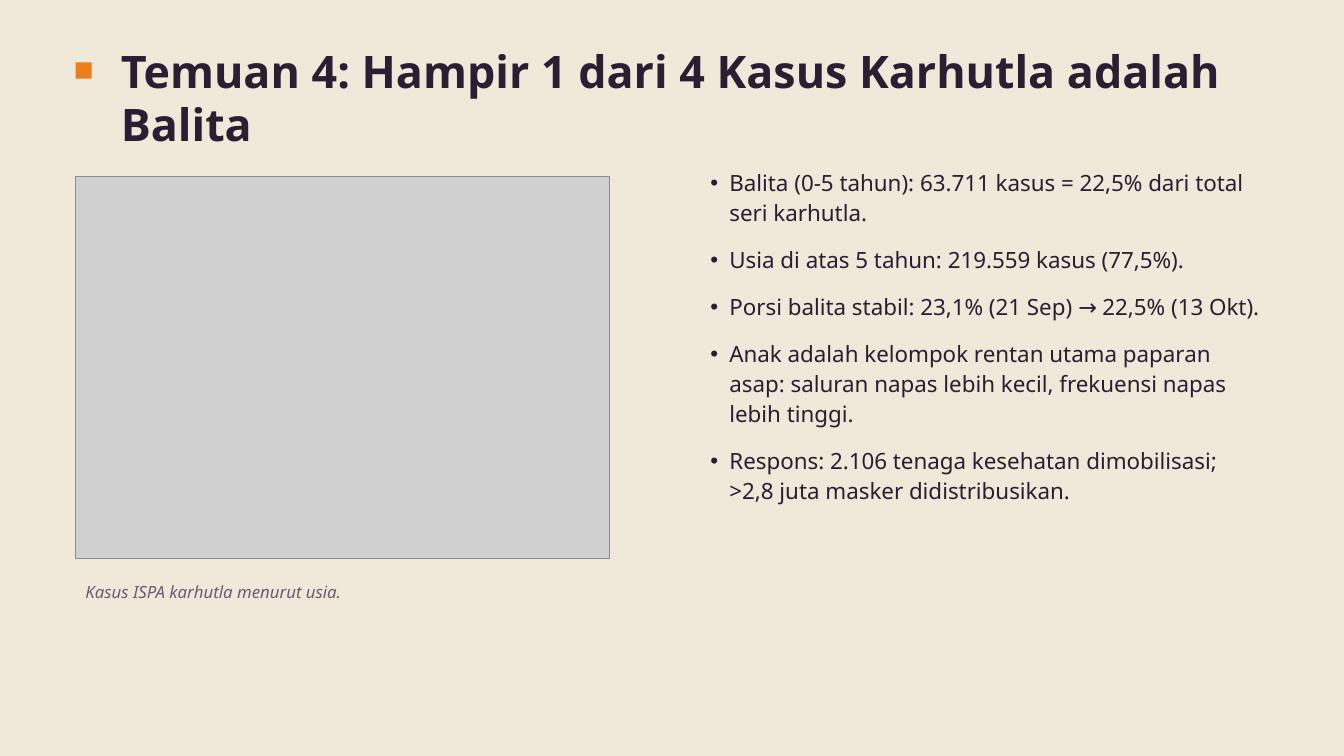
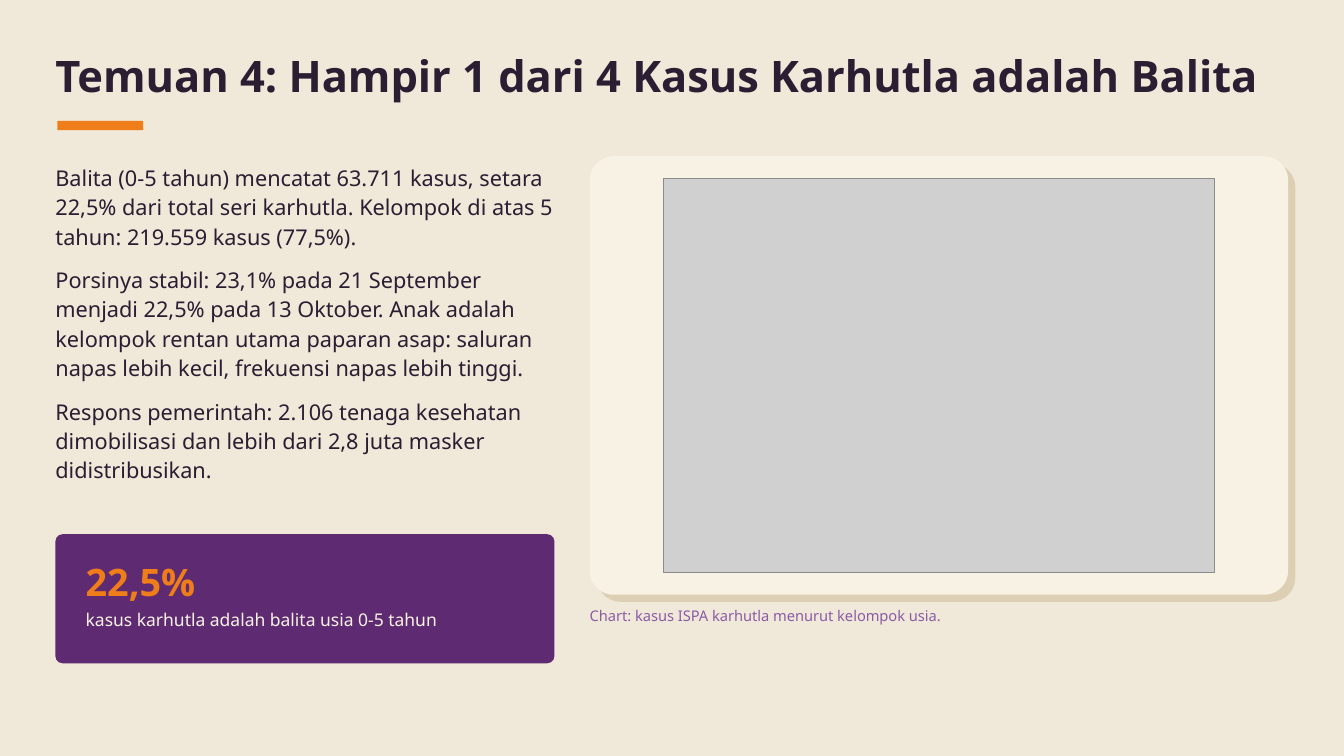
Before and after one commit to baghizash/ispa-indonesia-2026-analysis, a slide deck: slide 7 of Portofolio-Analisis-ISPA-Indonesia.pptx. Drawn at 1344x756 pixels with LibreOffice and Linux fonts; fonts in the diff are those of the drawing; grey boxes stand for pictures. Boxes give left, top, right and bottom in pixels: in the first picture for what was removed or moved away, otherwise in the second. Text is boxed around its words. In the diff, an @@ line names an element or a change of style, - is before the commit and + after.

```diff
--- a/Portofolio-Analisis-ISPA-Indonesia.pptx
+++ b/Portofolio-Analisis-ISPA-Indonesia.pptx
@@ text "Temuan 4: Hampir 1 dari ..." moved from (x1=121, y1=54, x2=1220, y2=142) to (x1=55, y1=59, x2=1258, y2=103) @@
@@ text "Temuan 4: Hampir 1 dari ..." at (x1=55, y1=59, x2=1258, y2=103): size 32 to 31 pt; line spacing 1 to 1.13 @@
@@ rectangle removed at (x1=76, y1=63, x2=92, y2=79) @@
@@ rounded rectangle added at (x1=57, y1=121, x2=143, y2=130), fill #EF7D1A @@
@@ text at (x1=55, y1=169, x2=552, y2=479): text changed; size 16 to 15.5 pt @@
-• Balita (0-5 tahun): 63.711 kasus = 22,5% dari total seri karhutla.
-• Usia di atas 5 tahun: 219.559 kasus (77,5%).
-• Porsi balita stabil: 23,1% (21 Sep) → 22,5% (13 Okt).
-• Anak adalah kelompok rentan utama paparan asap: saluran napas lebih kecil, frekuensi napas lebih tinggi.
-• Respons: 2.106 tenaga kesehatan dimobilisasi; >2,8 juta masker didistribusikan.
+Balita (0-5 tahun) mencatat 63.711 kasus, setara 22,5% dari total seri karhutla. Kelompok di atas 5 tahun: 219.559 kasus (77,5%).
+Porsinya stabil: 23,1% pada 21 September menjadi 22,5% pada 13 Oktober. Anak adalah kelompok rentan utama paparan asap: saluran napas lebih kecil, frekuensi napas lebih tinggi.
+Respons pemerintah: 2.106 tenaga kesehatan dimobilisasi dan lebih dari 2,8 juta masker didistribusikan.
@@ rounded rectangle added at (x1=590, y1=156, x2=1289, y2=595), fill #F8F2E4 @@
@@ rounded rectangle added at (x1=597, y1=163, x2=1296, y2=602), fill #DDCFB4 @@
@@ picture resized from (x1=76, y1=176, x2=610, y2=559) to (x1=663, y1=178, x2=1215, y2=573) @@
@@ rounded rectangle added at (x1=55, y1=534, x2=555, y2=663), fill #5E2A72 @@
@@ text at (x1=86, y1=568, x2=437, y2=626): text changed; size 12 to 12.5 pt; text colour #6B5B74 to #F8F2E4; italic off @@
-Kasus ISPA karhutla menurut usia.
+22,5%
+kasus karhutla adalah balita usia 0-5 tahun
@@ text added at (x1=590, y1=610, x2=941, y2=625), 10.5 pt, text #8A5CA6 @@
+Chart: kasus ISPA karhutla menurut kelompok usia.
```
Also in this commit, not shown: 8 other slides changed, 1 slide added, 1 slide removed.
